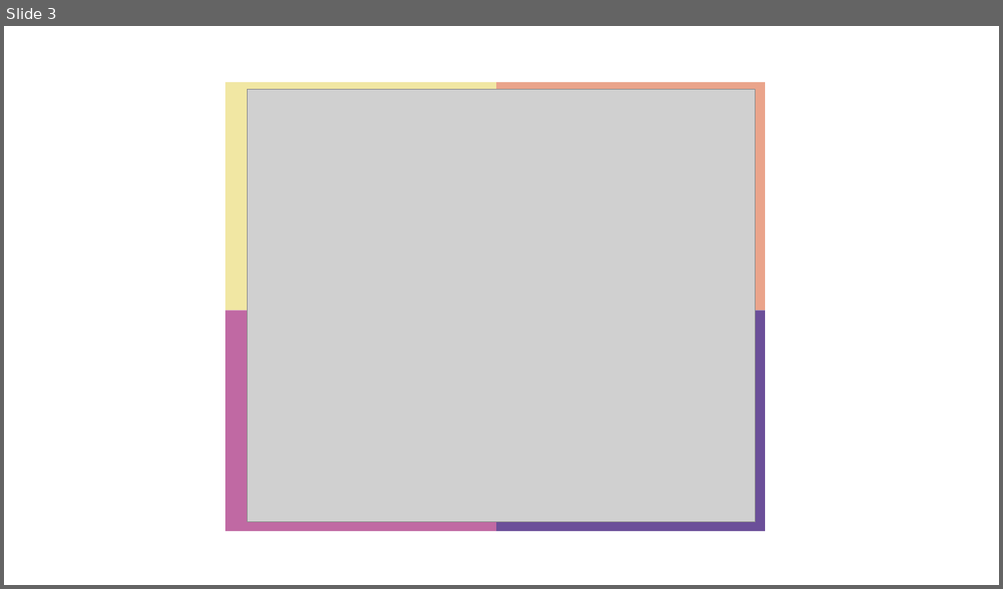
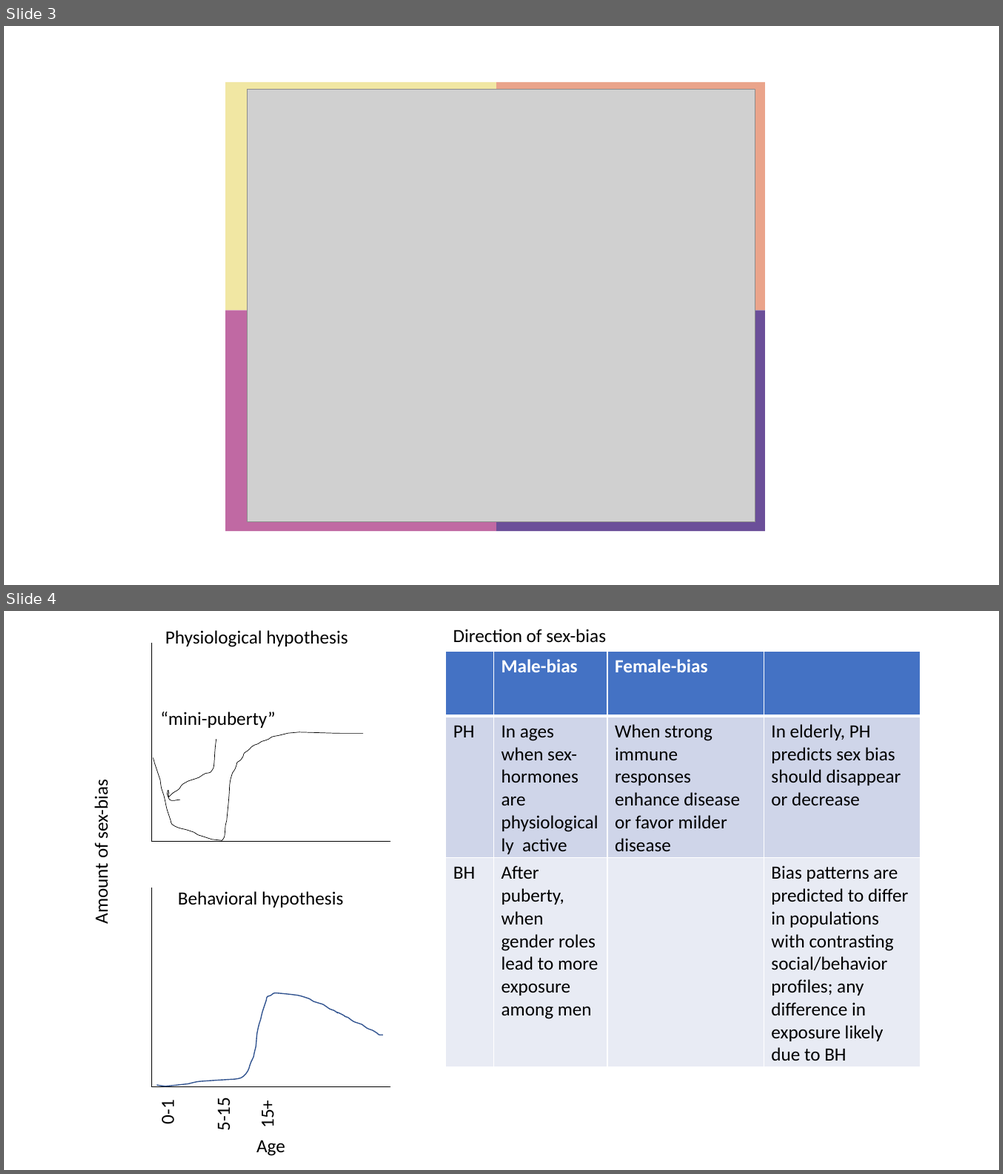
Before and after one commit to DrakeLab/miller-tb-assortativity, a slide deck: images/present-figs.pptx. Shown one above the other, each under a label of ours: slide 3 before the commit, slides 3 and 4 after it. The pictures are 1003x589 and 1003x1174 pixels, drawn with LibreOffice and Linux fonts; fonts in the diff are those of the drawing; grey boxes stand for pictures. Boxes give left, top, right and bottom in pixels: in the first picture for what was removed or moved away, otherwise in the second. Text is boxed around its words. In the diff, an @@ line names an element or a change of style, - is before the commit and + after.

```diff
--- a/images/present-figs.pptx
+++ b/images/present-figs.pptx
@@ slide 4 added at [4,611,999,1170], background #FFFFFF @@
@@ text added at [165,630,347,647], 18 pt, text #000000 @@
+Physiological hypothesis
@@ text added at [453,629,606,643], 18 pt, text #000000 @@
+Direction of sex-bias
@@ line added from (152, 642) to (152, 842), #000000 0.5 pt @@
@@ table added at [446,651,920,1067], 3 rows, 4 columns @@
+ | Male-bias | Female-bias | 
+PH | In ages when sex-hormones are physiologically active | When strong immune responses enhance disease or favor milder disease | In elderly, PH predicts sex bias should disappear or decrease
+BH | After puberty, when gender roles lead to more exposure among men |  | Bias patterns are predicted to differ in populations with contrasting social/behavior profiles; any difference in exposure likely due to BH
@@ text added at [160,712,275,728], 18 pt, text #000000 @@
+“mini-puberty”
@@ freeform shape added at [153,732,363,840], outline #000000 0.5 pt @@
@@ freeform shape added at [168,739,216,801], outline #000000 0.5 pt @@
@@ text added at [90,785,113,923], 18 pt, text #000000 @@
+Amount of sex-bias
@@ line added from (390, 842) to (152, 842), #000000 0.5 pt @@
@@ line added from (152, 888) to (152, 1088), #000000 0.5 pt @@
@@ text added at [178,891,343,908], 18 pt, text #000000 @@
+Behavioral hypothesis
@@ freeform shape added at [157,993,383,1086], outline #325491 1 pt @@
@@ line added from (390, 1088) to (152, 1088), #000000 0.5 pt @@
@@ text added at [156,1102,179,1124], 18 pt, text #000000 @@
+0-1
@@ text added at [212,1101,235,1130], 18 pt, text #000000 @@
+5-15
@@ text added at [256,1103,279,1127], 18 pt, text #000000 @@
+15+
@@ text added at [256,1140,285,1156], 18 pt, text #000000 @@
+Age
```
Also in this commit, not shown: 1 other slide added, 11 other files.
